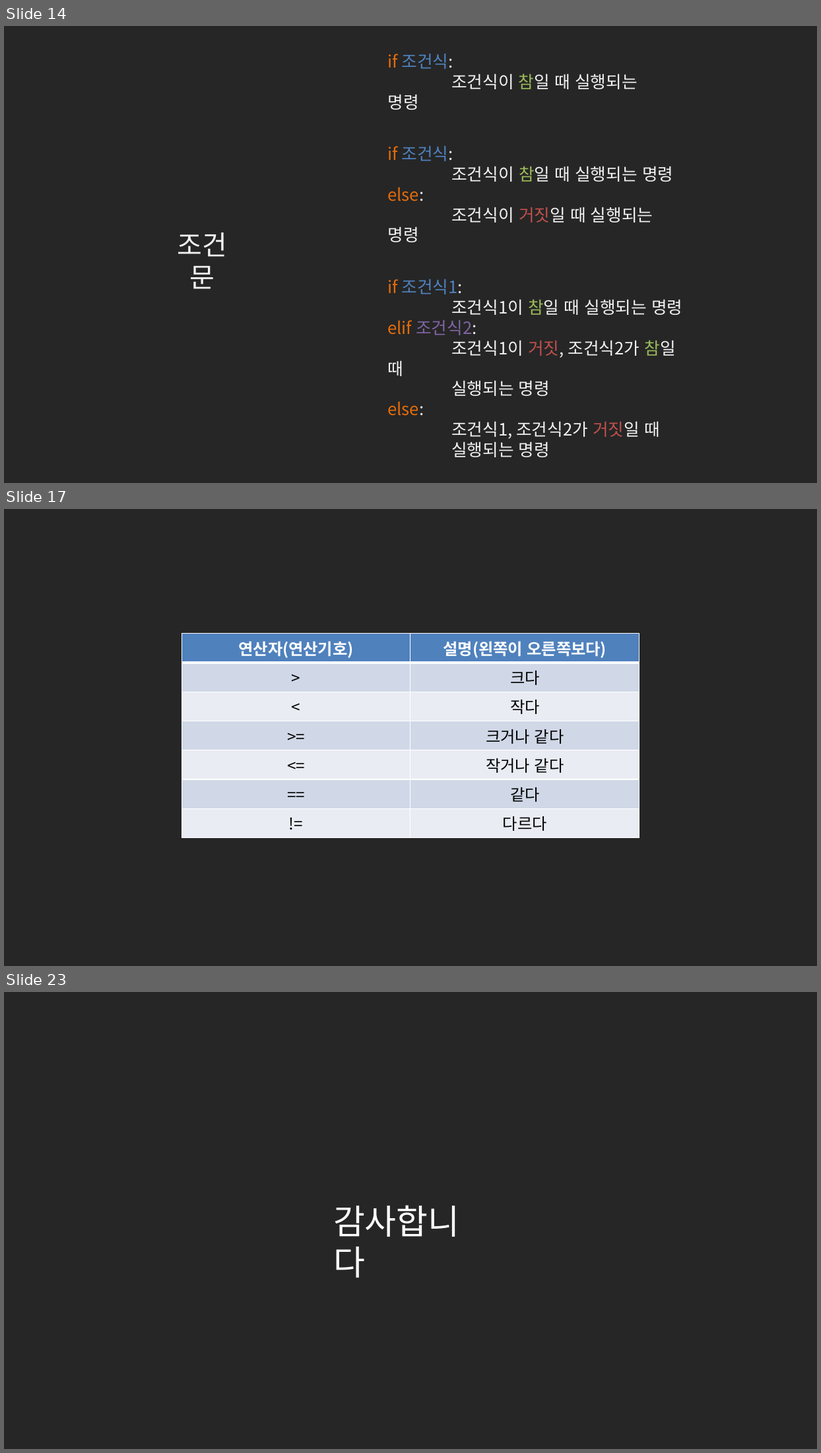
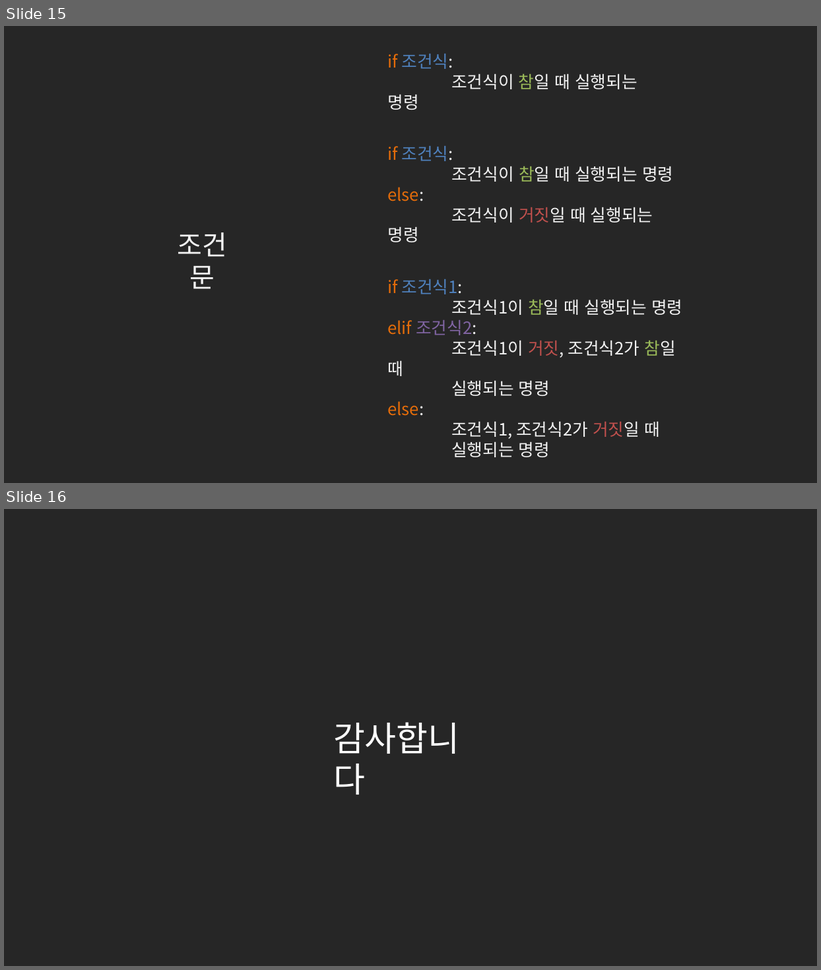
Before and after one commit to kwonkijun/python, a slide deck: 파이썬기초(PPT)/NEW_2021버전/파이썬 기초 6강_조건문.pptx. Shown one above the other, each under a label of ours: slides 14, 17 and 23 before the commit, slides 15 and 16 after it; the slides between them are not shown. The pictures are 821x1453 and 821x970 pixels, drawn with LibreOffice and Linux fonts; fonts in the diff are those of the drawing. Boxes give left, top, right and bottom in pixels: in the first picture for what was removed or moved away, otherwise in the second. Text is boxed around its words. In the diff, an @@ line names an element or a change of style, - is before the commit and + after.

```diff
--- a/파이썬기초(PPT)/NEW_2021버전/파이썬 기초 6강_조건문.pptx
+++ b/파이썬기초(PPT)/NEW_2021버전/파이썬 기초 6강_조건문.pptx
@@ slide 17 removed at [4,509,817,966], background #262626 @@
@@ table removed at [182,634,639,842], 7 rows, 2 columns @@
-연산자(연산기호) | 설명(왼쪽이 오른쪽보다)
-> | 크다
-< | 작다
->= | 크거나 같다
-<= | 작거나 같다
-== | 같다
-!= | 다르다
@@ what was slide 14 is now slide 15 @@
@@ what was slide 23 is now slide 16 @@
```
Also in this commit, not shown: 1 slide changed, 1 slide added, 7 other slides removed, 5 other files.
